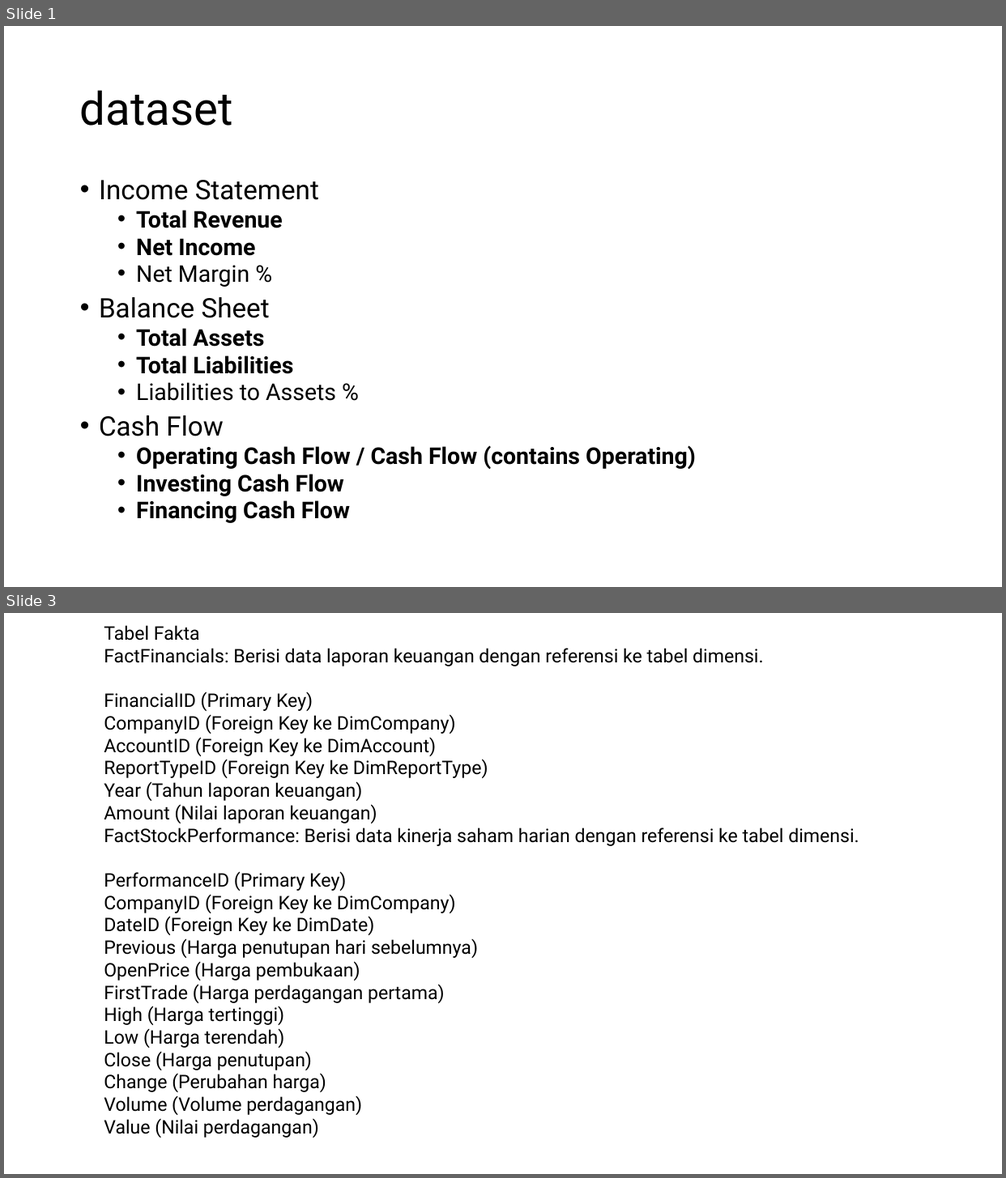
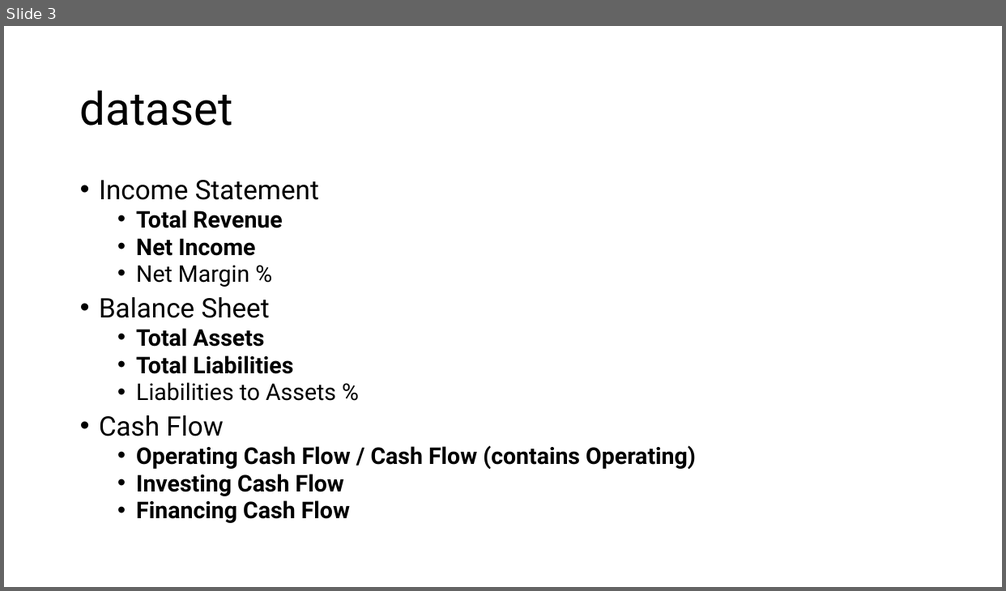
Before and after one commit to fauzanrrizky/mini-projects, a slide deck: IDX Financial Analysis/coret2.pptx. Shown one above the other, each under a label of ours: slides 1 and 3 before the commit, slide 3 after it; the slides between them are not shown. The pictures are 1006x1178 and 1006x591 pixels, drawn with LibreOffice and Linux fonts; fonts in the diff are those of the drawing. Boxes give left, top, right and bottom in pixels: in the first picture for what was removed or moved away, otherwise in the second. Text is boxed around its words. In the diff, an @@ line names an element or a change of style, - is before the commit and + after.

Commit message:
Update IDX Financial Analysis

```diff
--- a/IDX Financial Analysis/coret2.pptx
+++ b/IDX Financial Analysis/coret2.pptx
@@ slide 3 removed at <box>4,613,1002,1174</box>, background #FFFFFF @@
@@ text removed at <box>104,625,859,1138</box> @@
-Tabel Fakta
-FactFinancials: Berisi data laporan keuangan dengan referensi ke tabel dimensi.
-FinancialID (Primary Key)
-CompanyID (Foreign Key ke DimCompany)
-AccountID (Foreign Key ke DimAccount)
-ReportTypeID (Foreign Key ke DimReportType)
-Year (Tahun laporan keuangan)
-Amount (Nilai laporan keuangan)
-FactStockPerformance: Berisi data kinerja saham harian dengan referensi ke tabel dimensi.
-PerformanceID (Primary Key)
-CompanyID (Foreign Key ke DimCompany)
-DateID (Foreign Key ke DimDate)
-Previous (Harga penutupan hari sebelumnya)
-OpenPrice (Harga pembukaan)
-FirstTrade (Harga perdagangan pertama)
-High (Harga tertinggi)
-Low (Harga terendah)
-Close (Harga penutupan)
-Change (Perubahan harga)
-Volume (Volume perdagangan)
-Value (Nilai perdagangan)
@@ what was slide 1 is now slide 3 @@
```
Also in this commit, not shown: 1 slide changed, 7 slides added, 1 other slide removed, 9 other files.
